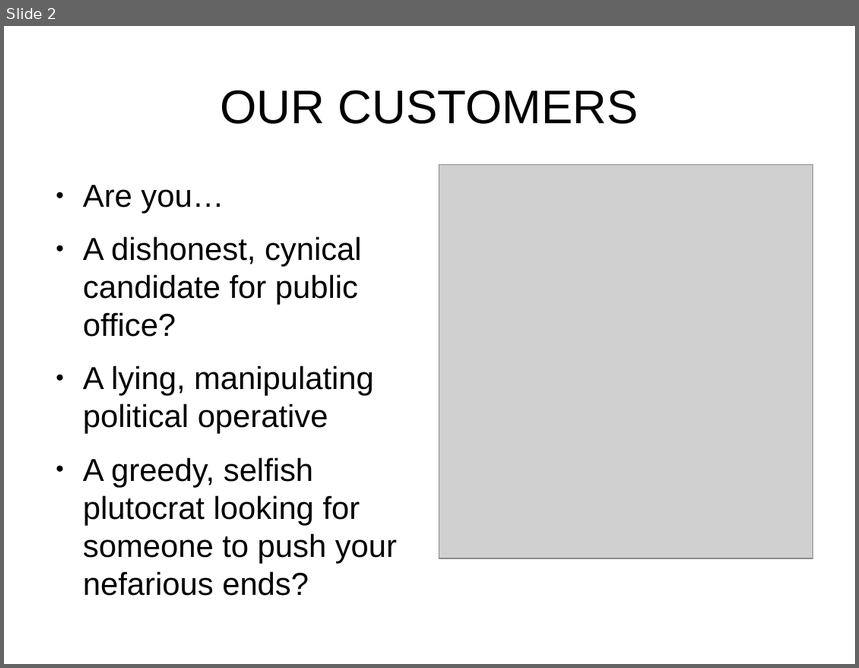
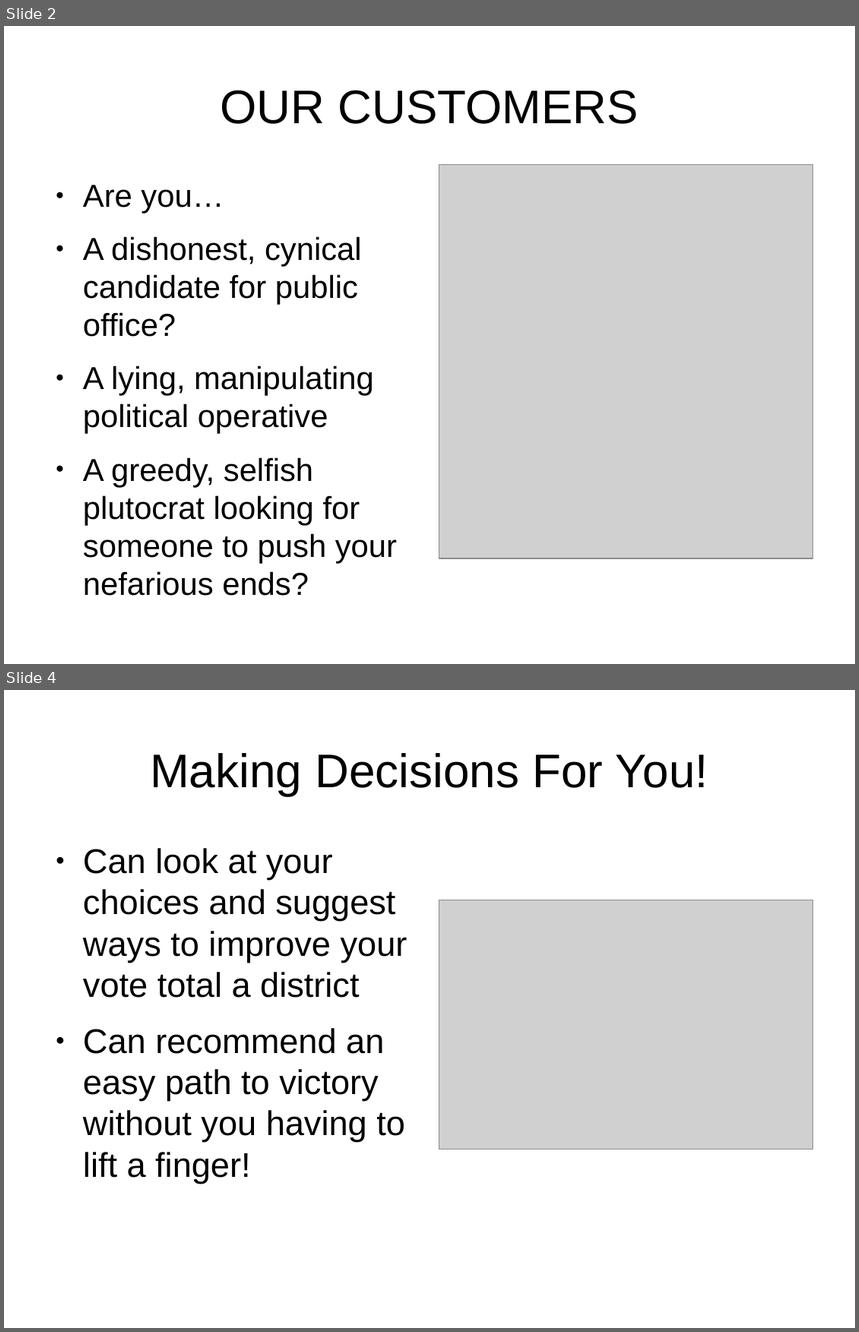
Before and after one commit to battywombat/Elections, a slide deck: presentation.odp. Shown one above the other, each under a label of ours: slide 2 before the commit, slides 2 and 4 after it; the slides between them are not shown. The pictures are 859x668 and 859x1332 pixels, drawn with LibreOffice and Linux fonts; fonts in the diff are those of the drawing; grey boxes stand for pictures. Boxes give left, top, right and bottom in pixels: in the first picture for what was removed or moved away, otherwise in the second. Text is boxed around its words. In the diff, an @@ line names an element or a change of style, - is before the commit and + after.

```diff
--- a/presentation.odp
+++ b/presentation.odp
@@ slide 4 added at (4,690,855,1328), background #FFFFFF @@
@@ title added at (150,753,709,796), 44 pt, text #000000 @@
+Making Decisions For You!
@@ text added at (83,848,408,1183), 32 pt, text #000000 @@
+● Can look at your choices and suggest ways to improve your vote total a district
+● Can recommend an easy path to victory without you having to lift a finger!
@@ picture added at (439,900,813,1150) @@
```
Also in this commit, not shown: 1 slide changed, 1 other slide added, 4 other files.
